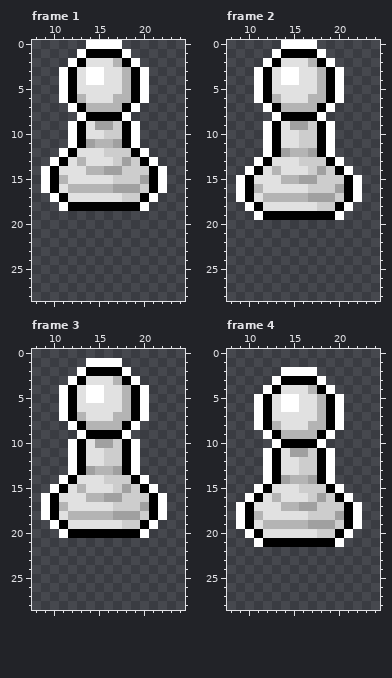
Pixel-art file: Assets/Sprites/Sprites-Animation/Pieces/Pieces Dropping In/Aseprite Files/White Pawn Landing.aseprite. That is the earlier state.
32x32 pixels, 15 frames. Shown: frame 1: x 8..24, y 0..28; frame 2: x 8..24, y 0..28; frame 3: x 8..24, y 0..28; frame 4: x 8..24, y 0..28. The commit also changed other frames, which this record leaves out.
And afterwards:
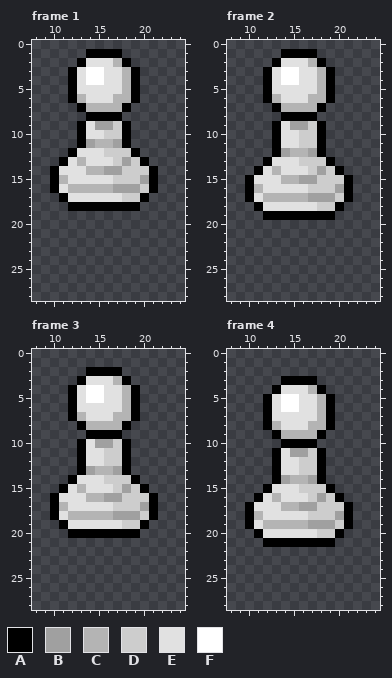
Palette (. is transparent): A #000000  B #a0a0a0  C #b4b4b4  D #cdcdcd  E #e1e1e1  F #ffffff
The edit:
--- frame 1
@@ x 8..24 @@
- 0 ......FFFF.......
- 1 .....FAAAAF......
- 2 ....FAEEECAF.....
- 3 ...FAEFFEECAF....
- 4 ...FAEFFEECAF....
- 5 ...FAEEEEECAF....
- 6 ...FACEEECCAF....
- 7 ....FACCCCAF.....
- 8 .....FAAAAF......
- 9 ....FAEBBDAF.....
-10 ....FAEEDDAF.....
-11 ....FABCCBAF.....
-12 ...FAEEEDDDAF....
-13 ..FAECEEEDBDAF...
-14 .FAEEECCBBDDDAF..
-15 .FACEEEEEDDDBAF..
-16 .FAECCCCCBBBDAF..
-17 ..FAEEEEEEDDAF...
-18 ...FAAAAAAAAF....
+ 0 .................
+ 1 ......AAAA.......
+ 2 .....AEEECA......
+ 3 ....AEFFEECA.....
+ 4 ....AEFFEECA.....
+ 5 ....AEEEEECA.....
+ 6 ....ACEEECCA.....
+ 7 .....ACCCCA......
+ 8 ......AAAA.......
+ 9 .....AEBBDA......
+10 .....AEEDDA......
+11 .....ABCCBA......
+12 ....AEEEDDDA.....
+13 ...AECEEEDBDA....
+14 ..AEEECCBBDDDA...
+15 ..ACEEEEEDDDBA...
+16 ..AECCCCCBBBDA...
+17 ...AEEEEEEDDA....
+18 ....AAAAAAAA.....
 19 .................
--- frame 2
@@ x 8..24 @@
- 0 ......FFFF.......
- 1 .....FAAAAF......
- 2 ....FAEEECAF.....
- 3 ...FAEFFEECAF....
- 4 ...FAEFFEECAF....
- 5 ...FAEEEEECAF....
- 6 ...FACEEECCAF....
- 7 ....FACCCCAF.....
- 8 .....FAAAAF......
- 9 ....FAEBBDAF.....
-10 ....FAEEDDAF.....
-11 ....FAEEDDAF.....
-12 ....FABCCBAF.....
-13 ...FAEEEDDDAF....
-14 ..FAECEEEDBDAF...
-15 .FAEEECCBBDDDAF..
-16 .FACEEEEEDDDBAF..
-17 .FAECCCCCBBBDAF..
-18 ..FAEEEEEEDDAF...
-19 ...FAAAAAAAAF....
+ 0 .................
+ 1 ......AAAA.......
+ 2 .....AEEECA......
+ 3 ....AEFFEECA.....
+ 4 ....AEFFEECA.....
+ 5 ....AEEEEECA.....
+ 6 ....ACEEECCA.....
+ 7 .....ACCCCA......
+ 8 ......AAAA.......
+ 9 .....AEBBDA......
+10 .....AEEDDA......
+11 .....AEEDDA......
+12 .....ABCCBA......
+13 ....AEEEDDDA.....
+14 ...AECEEEDBDA....
+15 ..AEEECCBBDDDA...
+16 ..ACEEEEEDDDBA...
+17 ..AECCCCCBBBDA...
+18 ...AEEEEEEDDA....
+19 ....AAAAAAAA.....
 20 .................
--- frame 3
@@ x 8..24 @@
  0 .................
- 1 ......FFFF.......
- 2 .....FAAAAF......
- 3 ....FAEEECAF.....
- 4 ...FAEFFEECAF....
- 5 ...FAEFFEECAF....
- 6 ...FAEEEEECAF....
- 7 ...FACEEECCAF....
- 8 ....FACCCCAF.....
- 9 .....FAAAAF......
-10 ....FAEBBDAF.....
-11 ....FAEEDDAF.....
-12 ....FAEEDDAF.....
-13 ....FABCCBAF.....
-14 ...FAEEEDDDAF....
-15 ..FAECEEEDBDAF...
-16 .FAEEECCBBDDDAF..
-17 .FACEEEEEDDDBAF..
-18 .FAECCCCCBBBDAF..
-19 ..FAEEEEEEDDAF...
-20 ...FAAAAAAAAF....
+ 1 .................
+ 2 ......AAAA.......
+ 3 .....AEEECA......
+ 4 ....AEFFEECA.....
+ 5 ....AEFFEECA.....
+ 6 ....AEEEEECA.....
+ 7 ....ACEEECCA.....
+ 8 .....ACCCCA......
+ 9 ......AAAA.......
+10 .....AEBBDA......
+11 .....AEEDDA......
+12 .....AEEDDA......
+13 .....ABCCBA......
+14 ....AEEEDDDA.....
+15 ...AECEEEDBDA....
+16 ..AEEECCBBDDDA...
+17 ..ACEEEEEDDDBA...
+18 ..AECCCCCBBBDA...
+19 ...AEEEEEEDDA....
+20 ....AAAAAAAA.....
 21 .................
--- frame 4
@@ x 8..24 @@
  1 .................
- 2 ......FFFF.......
- 3 .....FAAAAF......
- 4 ....FAEEECAF.....
- 5 ...FAEFFEECAF....
- 6 ...FAEFFEECAF....
- 7 ...FAEEEEECAF....
- 8 ...FACEEECCAF....
- 9 ....FACCCCAF.....
-10 .....FAAAAF......
-11 ....FAEBBDAF.....
-12 ....FAEEDDAF.....
-13 ....FAEEDDAF.....
-14 ....FABCCBAF.....
-15 ...FAEEEDDDAF....
-16 ..FAECEEEDBDAF...
-17 .FAEEECCBBDDDAF..
-18 .FACEEEEEDDDBAF..
-19 .FAECCCCCBBBDAF..
-20 ..FAEEEEEEDDAF...
-21 ...FAAAAAAAAF....
+ 2 .................
+ 3 ......AAAA.......
+ 4 .....AEEECA......
+ 5 ....AEFFEECA.....
+ 6 ....AEFFEECA.....
+ 7 ....AEEEEECA.....
+ 8 ....ACEEECCA.....
+ 9 .....ACCCCA......
+10 ......AAAA.......
+11 .....AEBBDA......
+12 .....AEEDDA......
+13 .....AEEDDA......
+14 .....ABCCBA......
+15 ....AEEEDDDA.....
+16 ...AECEEEDBDA....
+17 ..AEEECCBBDDDA...
+18 ..ACEEEEEDDDBA...
+19 ..AECCCCCBBBDA...
+20 ...AEEEEEEDDA....
+21 ....AAAAAAAA.....
 22 .................
Boxes around the changes in both pictures, in picture pixels (x1, y1, x2, y2):
erased: (41, 40, 167, 211)
erased: (236, 40, 362, 220)
erased: (41, 358, 167, 538)
erased: (236, 367, 362, 547)
